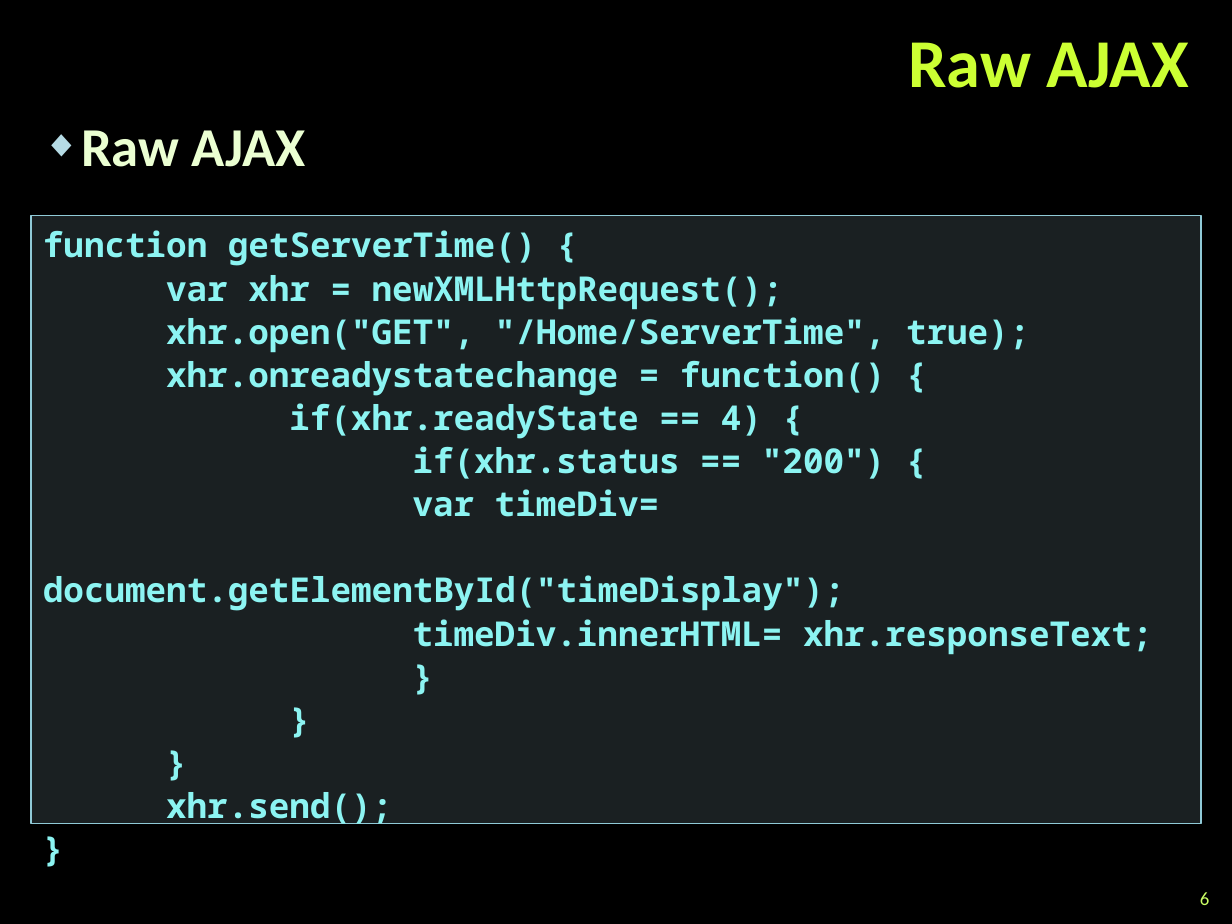
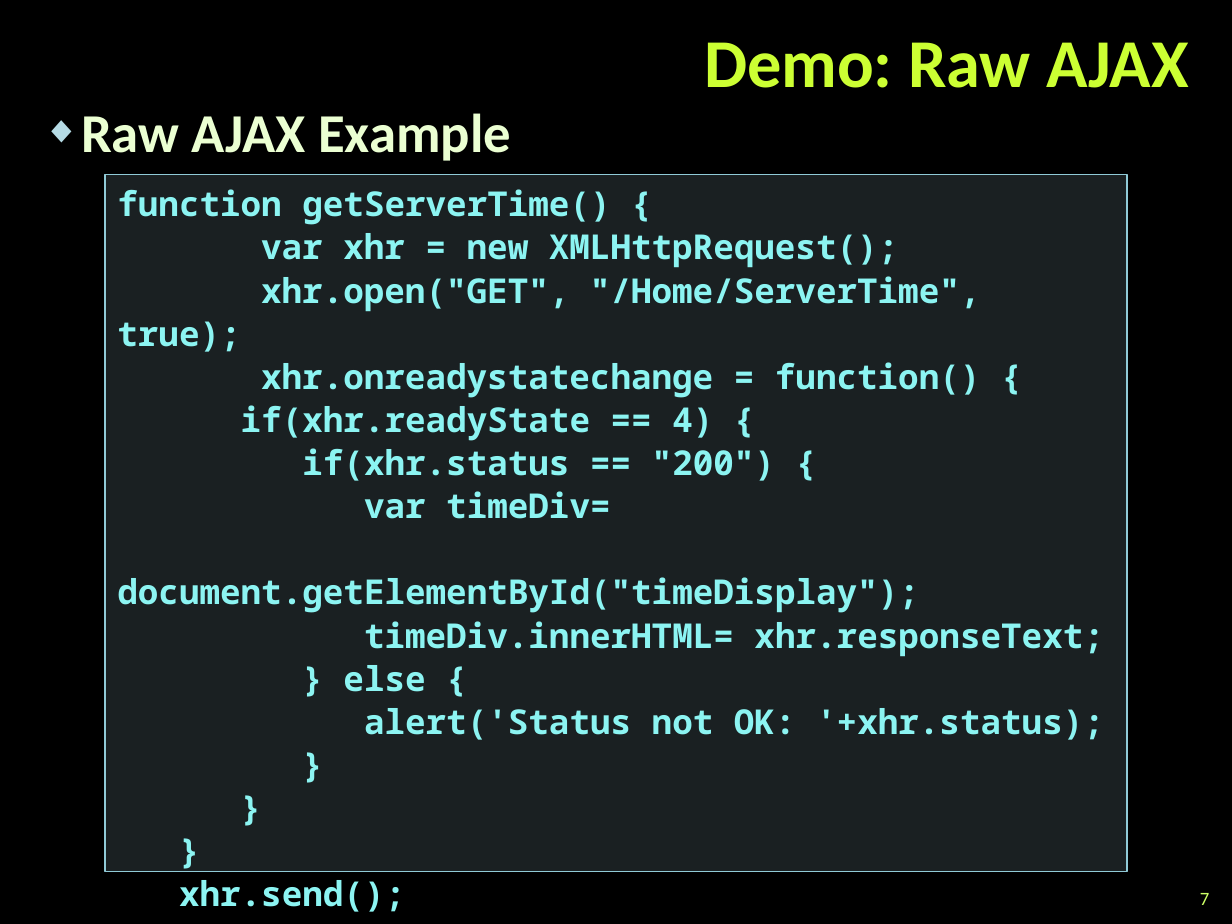
Before and after one commit to martin-nikolov/Telerik-Academy, a slide deck: slide 7 of ASP.NET MVC/03. AJAX with ASP.NET MVC/AJAX with ASP.NET MVC.pptx (slide 6 before the commit). Drawn at 1232x924 pixels with LibreOffice and Linux fonts; fonts in the diff are those of the drawing; background and template pictures are left out. Boxes give left, top, right and bottom in pixels: in the first picture for what was removed or moved away, otherwise in the second. Text is boxed around its words. In the diff, an @@ line names an element or a change of style, - is before the commit and + after.

```diff
--- a/ASP.NET MVC/03. AJAX with ASP.NET MVC/AJAX with ASP.NET MVC.pptx
+++ b/ASP.NET MVC/03. AJAX with ASP.NET MVC/AJAX with ASP.NET MVC.pptx
@@ title at (704,42,1188,88): text changed @@
-Raw AJAX
+Demo: Raw AJAX
@@ text at (81,113,511,161): text changed @@
-◆ Raw AJAX
+◆ Raw AJAX Example
@@ text "function getServerTime() {": place and size @@
-text "function getServerTime() {" at (31,216,1201,835)
+text "function getServerTime() {" at (105,175,1126,885)
@@ text at (261,233,898,268): spaces changed @@
-var xhr = newXMLHttpRequest();
+var xhr = new XMLHttpRequest();
@@ text at (343,665,1104,740): paragraphs added @@
+} else {
+alert('Status not OK: '+xhr.status);
@@ page number at (1200,893,1210,905): text changed @@
-6
+7
```
Also in this commit, not shown: 12 other slides changed, 5 slides added, 13 slides removed, 4 other files.
